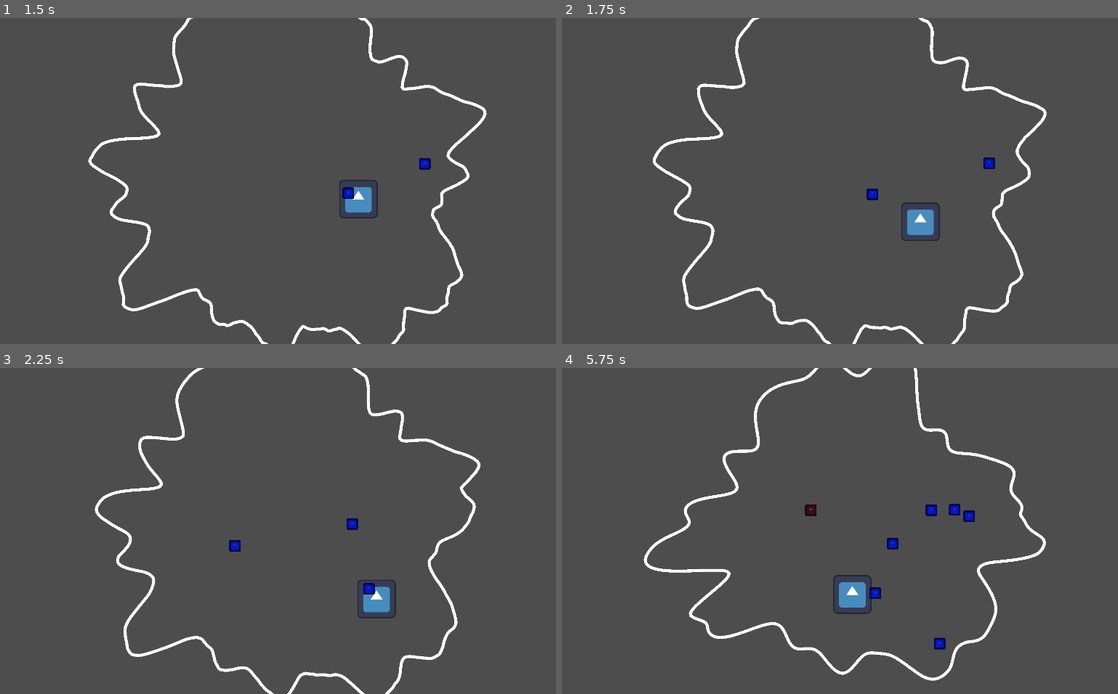
Above: before the commit, frames 1-4 (two rows, left to right).
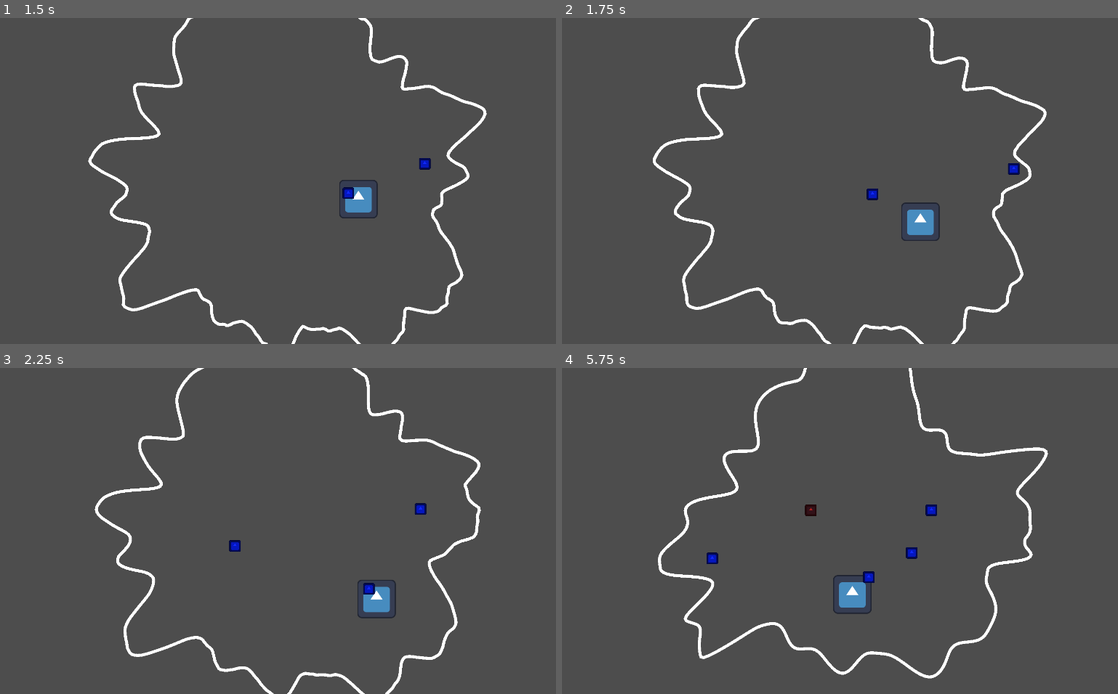
Above: after the commit, the same moments.

Repository: ekaktusz/bullet-hell-jam-7
Game: Godot game, scene res://Scenes/Map/Map.tscn
Same seed, same stepped clock (60 frames per second), same inputs: the game is played once before the commit and once after it. The engine's default icon, where the game draws it, is replaced by a stand-in: a white triangle on a blue panel in a dark square.
Inputs (mouse positions are in pixels of both pictures, inside the frame that each line leads up to):
- Up to frame 1 (1.5 s): move the mouse to (417, 164) at 0.52 s; hold Right (ui_right) 0.53-1.28 s; click (417, 164) at 0.67 s; move the mouse to (172, 197) at 1.27 s; hold Down (ui_down) from 1.28 s (still down); click (172, 197) at 1.42 s
- Up to frame 2 (1.75 s): keep holding Down (ui_down)
- Up to frame 3 (2.25 s): move the mouse to (350, 459) at 2.02 s; release Down (ui_down) at 2.03 s; hold Right (ui_right) from 2.03 s (still down); click (350, 459) at 2.17 s
- Up to frame 4 (5.75 s): move the mouse to (823, 596) at 2.77 s; release Right (ui_right) at 2.78 s; hold Up (ui_up) 2.78-3.53 s; click (823, 596) at 2.92 s; move the mouse to (1029, 579) at 3.52 s; hold Left (ui_left) 3.53-5.03 s; click (1029, 579) at 3.67 s; move the mouse to (678, 482) at 4.27 s; click (678, 482) at 4.42 s; move the mouse to (878, 531) at 5.02 s; hold Down (ui_down) from 5.03 s (still down); click (878, 531) at 5.17 s

Frame 1 is identical in both runs. In frame 2, 0.2% of the frame differs, in the area x 75-85%, y 34-54%; in frame 3, 0.5%; in frame 4, 2.7%, in the area x 14-88%, y 0-96%.

Commit message:
WASD + golyok fizikus pattanasa + rapid fire skill

Diff:
--- a/Scenes/Bullet/bullet.gd
+++ b/Scenes/Bullet/bullet.gd
@@ -20,6 +20,9 @@
 var bounce_cooldown := 0.1
 var time_to_remove_bullet = 0.05
 
+var min_dot = 0.2
+var correction_strength = 0.4
+
 func _ready() -> void:
 	var number = rng.randf()
 	if number < 0.1:
@@ -27,10 +30,8 @@
 	elif number > 0.9:
 		fast_bullet_chance()
 
-
 func fast_bullet_chance():
 	impact_force = impact_force / 2
-	impact_radius = impact_radius
 	velocity = velocity * 2
 	max_bounce = 10
 	sprite_2d.modulate = Color.YELLOW
@@ -44,19 +45,29 @@
 func _physics_process(delta: float) -> void:
 	move_and_slide()
 
-func bounce_bullet():
-	max_bounce = max_bounce -1
-	if (max_bounce == 0):
+func bounce_bullet(normal: Vector2):
+	max_bounce -= 1
+
+	if max_bounce <= 0:
 		remove_bullet.emit(get_instance_id())
 		remove_bullet_after_timer()
-	velocity = velocity * -1
+		return
 
-func try_bounce():
+	var v = velocity.normalized()
+	var dot = v.dot(normal)
+
+	if abs(dot) < min_dot:
+		var tangent = Vector2(-normal.y, normal.x)
+		var sign = signf(v.dot(tangent))
+		normal = (normal + tangent * sign * (min_dot - abs(dot)) * correction_strength).normalized()
+	velocity = velocity.bounce(normal) * 0.9
+
+func try_bounce(normal: Vector2):
 	if !can_bounce:
 		return
 
 	can_bounce = false
-	bounce_bullet()
+	bounce_bullet(normal)
 	apply_impact.emit(self)
 	start_cooldown()
 
--- a/Scenes/Map/map.gd
+++ b/Scenes/Map/map.gd
@@ -1,6 +1,5 @@
 extends Node2D
 
-#@onready var polygon_2d: Polygon2D = $Polygon2D
 @onready var polygon_2d: Line2D = $Line2D
 @onready var brain: CharacterBody2D = $Brain
 @onready var bullets_container: Node2D = $Bullets
@@ -9,7 +8,6 @@
 #map
 var map_speed = 20
 var noise = FastNoiseLite.new()
-var wobble = 1000
 var damping = 0.97
 var spike_size = 250
 var points = []
@@ -18,7 +16,9 @@
 var velocities = []
 var bullets = []
 
+var rapid_fire_unlocked = false
 var shoot_cooldown = 0.1
+var shoot_timer := 0.0
 var can_shoot = true
 
 func _ready():
@@ -31,8 +31,25 @@
 	base_radius = max(base_radius, 100.0)
 	update_blob(delta)
 
+	# continuous fire
+	if rapid_fire_unlocked:
+		shoot_timer -= delta
+		if Input.is_mouse_button_pressed(MOUSE_BUTTON_LEFT):
+			if shoot_timer <= 0.0:
+				spawn_bullet()
+				shoot_timer = shoot_cooldown
+
+func _input(event):
+	if not rapid_fire_unlocked:
+		if event is InputEventMouseButton and event.pressed:
+			if can_shoot:
+				can_shoot = false
+				shoot_cooldown_timer()
+				spawn_bullet()
+
 func generate_blob(time: float):
 	points.clear()
+	velocities.clear()
 	for i in range(segments):
 		var angle = TAU * i / segments
 		var n = noise.get_noise_2d(cos(angle) + time, sin(angle) + time)
@@ -63,34 +80,30 @@
 	polygon_2d.points = points
 
 
+func get_closest_normal(point: Vector2) -> Vector2:
+	var closest_dist = INF
+	var best_normal = Vector2.ZERO
+	for i in range(points.size()):
+		var a = points[i]
+		var b = points[(i + 1) % points.size()]
+		var closest = Geometry2D.get_closest_point_to_segment(point, a, b)
+		var dist = point.distance_to(closest)
+		if dist < closest_dist:
+			closest_dist = dist
+			var edge = (b - a).normalized()
+			var normal = Vector2(-edge.y, edge.x)
+			print(normal)
+			if normal.dot(point) < 0:
+				normal = -normal
+			best_normal = normal
+	return best_normal
+
 func check_outside():
 	for bullet in bullets:
-		var pos = bullet.global_position
-		var extents = Vector2(bullet.body_size_x, bullet.body_size_y)
-		var test_points = [
-			pos,
-			pos + Vector2(extents.x, 0),
-			pos + Vector2(-extents.x, 0),
-			pos + Vector2(0, extents.y),
-			pos + Vector2(0, -extents.y),
-			pos + Vector2(extents.x, extents.y),
-			pos + Vector2(-extents.x, extents.y),
-			pos + Vector2(extents.x, -extents.y),
-			pos + Vector2(-extents.x, -extents.y),
-		]
-		for p in test_points:
-			var local = to_local(p)
-			if !Geometry2D.is_point_in_polygon(local, points):
-				bullet.try_bounce()
-
-
-func _input(event):
-	if event is InputEventMouseButton and event.pressed:
-		if can_shoot:
-			can_shoot = false
-			shoot_cooldown_timer()
-			spawn_bullet()
-
+		var local = to_local(bullet.global_position)
+		if !Geometry2D.is_point_in_polygon(local, points):
+			var normal = get_closest_normal(local)
+			bullet.try_bounce(normal)
 
 func spawn_bullet():
 	var bullet = BULLET.instantiate()
@@ -117,7 +130,7 @@
 		var dist = point.distance_to(local_hit)
 		if dist < bullet.impact_radius:
 			var influence = 1.0 - (dist / bullet.impact_radius)
-			var outward = (point - Vector2.ZERO).normalized()
+			var outward = point.normalized()
 			velocities[i] += outward * bullet.impact_force * influence
 
 func shoot_cooldown_timer():
--- a/project.godot
+++ b/project.godot
@@ -34,6 +34,41 @@
 window/size/viewport_width=1920
 window/size/viewport_height=1080
 
+[input]
+
+ui_left={
+"deadzone": 0.5,
+"events": [Object(InputEventKey,"resource_local_to_scene":false,"resource_name":"","device":0,"window_id":0,"alt_pressed":false,"shift_pressed":false,"ctrl_pressed":false,"meta_pressed":false,"pressed":false,"keycode":4194319,"physical_keycode":0,"key_label":0,"unicode":0,"location":0,"echo":false,"script":null)
+, Object(InputEventJoypadButton,"resource_local_to_scene":false,"resource_name":"","device":-1,"button_index":13,"pressure":0.0,"pressed":false,"script":null)
+, Object(InputEventJoypadMotion,"resource_local_to_scene":false,"resource_name":"","device":-1,"axis":0,"axis_value":-1.0,"script":null)
+, Object(InputEventKey,"resource_local_to_scene":false,"resource_name":"","device":-1,"window_id":0,"alt_pressed":false,"shift_pressed":false,"ctrl_pressed":false,"meta_pressed":false,"pressed":false,"keycode":0,"physical_keycode":65,"key_label":0,"unicode":97,"location":0,"echo":false,"script":null)
+]
+}
+ui_right={
+"deadzone": 0.5,
+"events": [Object(InputEventKey,"resource_local_to_scene":false,"resource_name":"","device":0,"window_id":0,"alt_pressed":false,"shift_pressed":false,"ctrl_pressed":false,"meta_pressed":false,"pressed":false,"keycode":4194321,"physical_keycode":0,"key_label":0,"unicode":0,"location":0,"echo":false,"script":null)
+, Object(InputEventJoypadButton,"resource_local_to_scene":false,"resource_name":"","device":-1,"button_index":14,"pressure":0.0,"pressed":false,"script":null)
+, Object(InputEventJoypadMotion,"resource_local_to_scene":false,"resource_name":"","device":-1,"axis":0,"axis_value":1.0,"script":null)
+, Object(InputEventKey,"resource_local_to_scene":false,"resource_name":"","device":-1,"window_id":0,"alt_pressed":false,"shift_pressed":false,"ctrl_pressed":false,"meta_pressed":false,"pressed":false,"keycode":0,"physical_keycode":68,"key_label":0,"unicode":100,"location":0,"echo":false,"script":null)
+]
+}
+ui_up={
+"deadzone": 0.5,
+"events": [Object(InputEventKey,"resource_local_to_scene":false,"resource_name":"","device":0,"window_id":0,"alt_pressed":false,"shift_pressed":false,"ctrl_pressed":false,"meta_pressed":false,"pressed":false,"keycode":4194320,"physical_keycode":0,"key_label":0,"unicode":0,"location":0,"echo":false,"script":null)
+, Object(InputEventJoypadButton,"resource_local_to_scene":false,"resource_name":"","device":-1,"button_index":11,"pressure":0.0,"pressed":false,"script":null)
+, Object(InputEventJoypadMotion,"resource_local_to_scene":false,"resource_name":"","device":-1,"axis":1,"axis_value":-1.0,"script":null)
+, Object(InputEventKey,"resource_local_to_scene":false,"resource_name":"","device":-1,"window_id":0,"alt_pressed":false,"shift_pressed":false,"ctrl_pressed":false,"meta_pressed":false,"pressed":false,"keycode":0,"physical_keycode":87,"key_label":0,"unicode":119,"location":0,"echo":false,"script":null)
+]
+}
+ui_down={
+"deadzone": 0.5,
+"events": [Object(InputEventKey,"resource_local_to_scene":false,"resource_name":"","device":0,"window_id":0,"alt_pressed":false,"shift_pressed":false,"ctrl_pressed":false,"meta_pressed":false,"pressed":false,"keycode":4194322,"physical_keycode":0,"key_label":0,"unicode":0,"location":0,"echo":false,"script":null)
+, Object(InputEventJoypadButton,"resource_local_to_scene":false,"resource_name":"","device":-1,"button_index":12,"pressure":0.0,"pressed":false,"script":null)
+, Object(InputEventJoypadMotion,"resource_local_to_scene":false,"resource_name":"","device":-1,"axis":1,"axis_value":1.0,"script":null)
+, Object(InputEventKey,"resource_local_to_scene":false,"resource_name":"","device":-1,"window_id":0,"alt_pressed":false,"shift_pressed":false,"ctrl_pressed":false,"meta_pressed":false,"pressed":false,"keycode":0,"physical_keycode":83,"key_label":0,"unicode":115,"location":0,"echo":false,"script":null)
+]
+}
+
 [rendering]
 
 renderer/rendering_method="gl_compatibility"
